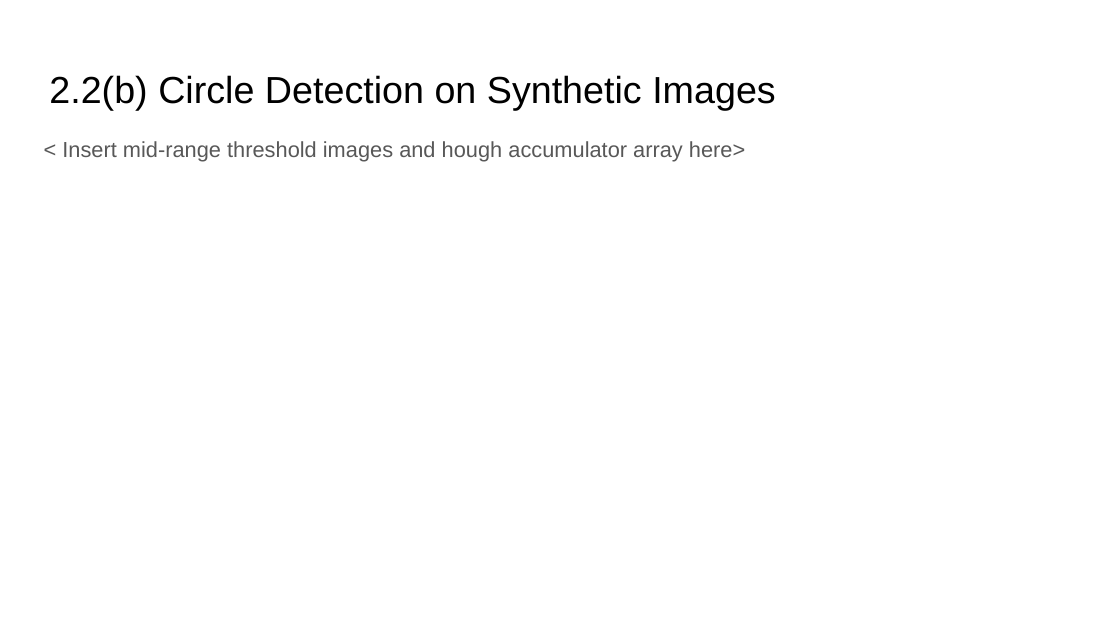
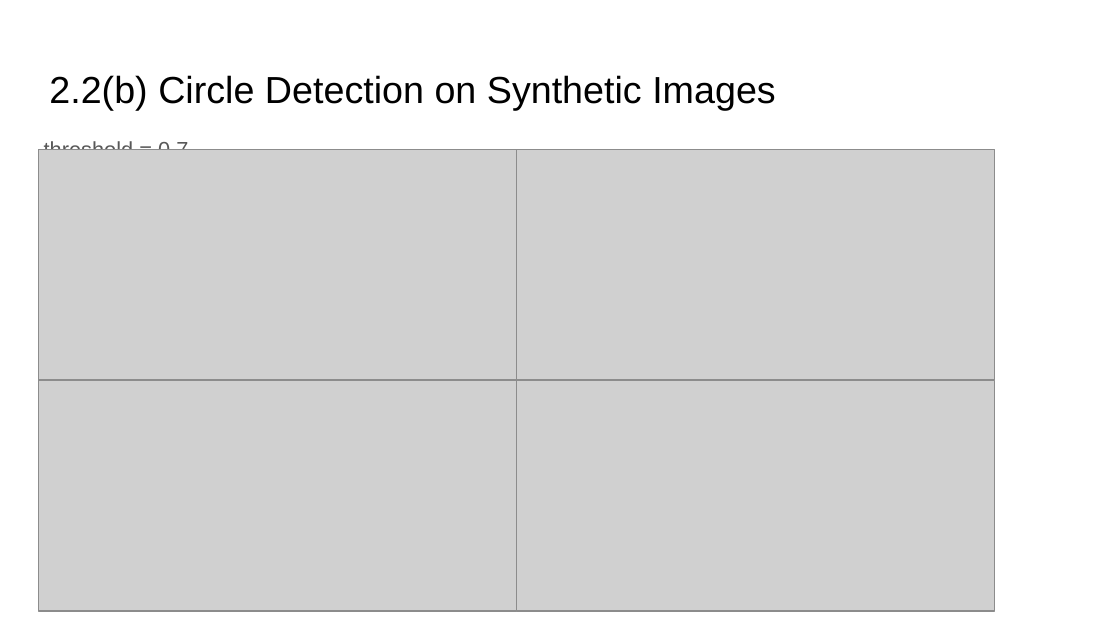
Before and after one commit to yunqingjia/cs4476, a slide deck: slide 9 of PS4/PS4_report_template.pptx. Drawn at 1120x630 pixels with LibreOffice and Linux fonts; fonts in the diff are those of the drawing; grey boxes stand for pictures. Boxes give left, top, right and bottom in pixels: in the first picture for what was removed or moved away, otherwise in the second. Text is boxed around its words. In the diff, an @@ line names an element or a change of style, - is before the commit and + after.

```diff
--- a/PS4/PS4_report_template.pptx
+++ b/PS4/PS4_report_template.pptx
@@ picture added at bbox=[38, 149, 516, 380] @@
@@ text at bbox=[44, 140, 188, 150]: text changed @@
-< Insert mid-range threshold images and hough accumulator array here>
+threshold = 0.7
@@ picture added at bbox=[516, 149, 995, 380] @@
@@ picture added at bbox=[38, 380, 516, 610] @@
@@ picture added at bbox=[516, 380, 995, 610] @@
```
Also in this commit, not shown: 6 other slides changed, 1 slide added, 1 slide removed, 6 other files.
